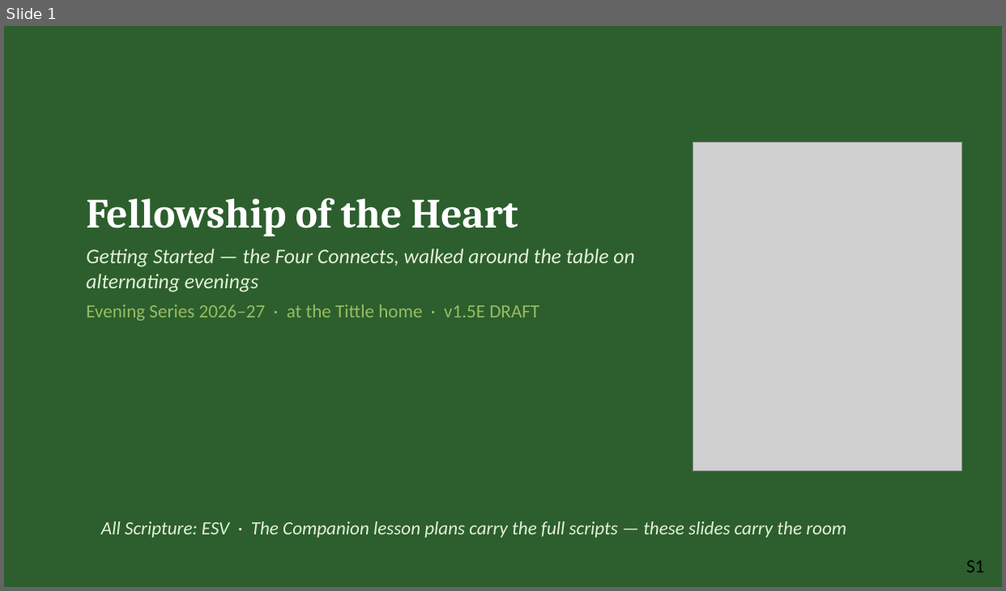
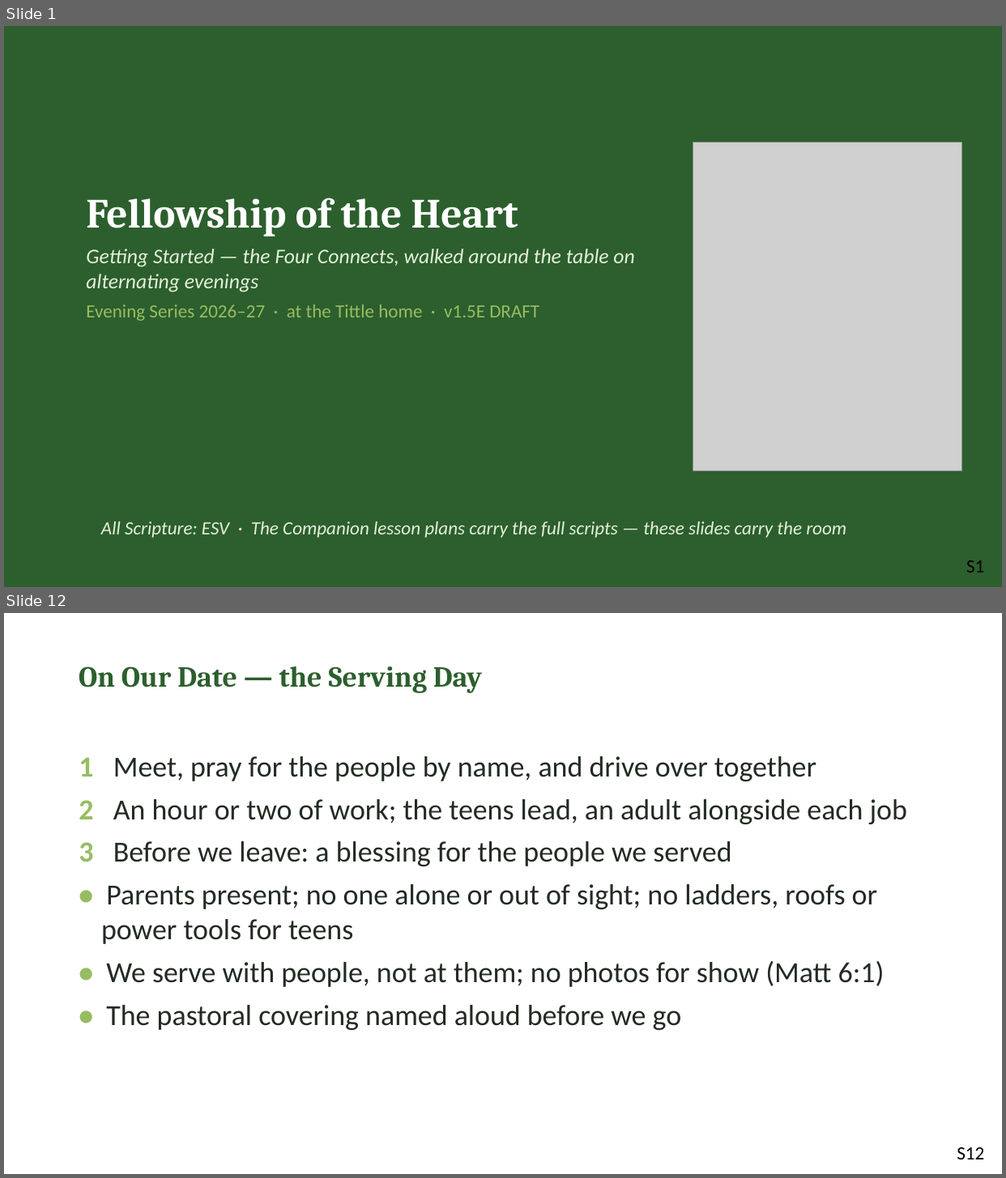
Before and after one commit to jgtittle-ministries/fellowship-of-the-heart-pilot-at-cca, a slide deck: docs/evening/materials/evening-13-slides.pptx. Shown one above the other, each under a label of ours: slide 1 before the commit, slides 1 and 12 after it; the slides between them are not shown. The pictures are 1006x591 and 1006x1178 pixels, drawn with LibreOffice and Linux fonts; fonts in the diff are those of the drawing; grey boxes stand for pictures. Boxes give left, top, right and bottom in pixels: in the first picture for what was removed or moved away, otherwise in the second. Text is boxed around its words. In the diff, an @@ line names an element or a change of style, - is before the commit and + after.

```diff
--- a/docs/evening/materials/evening-13-slides.pptx
+++ b/docs/evening/materials/evening-13-slides.pptx
@@ slide 12 added at (x1=4, y1=613, x2=1002, y2=1174), background #FFFFFF @@
@@ text added at (x1=79, y1=666, x2=482, y2=693), 28 pt, text #2C5F2D, bold @@
+On Our Date — the Serving Day
@@ text added at (x1=79, y1=756, x2=907, y2=1030), 28 pt, text #222B22 @@
+1 Meet, pray for the people by name, and drive over together
+2 An hour or two of work; the teens lead, an adult alongside each job
+3 Before we leave: a blessing for the people we served
+• Parents present; no one alone or out of sight; no ladders, roofs or power tools for teens
+• We serve with people, not at them; no photos for show (Matt 6:1)
+• The pastoral covering named aloud before we go
@@ text added at (x1=957, y1=1148, x2=984, y2=1160), 18 pt, text #000000 @@
+S12
```
Also in this commit, not shown: 12 slides changed, 3 other slides added, 8 other files.
